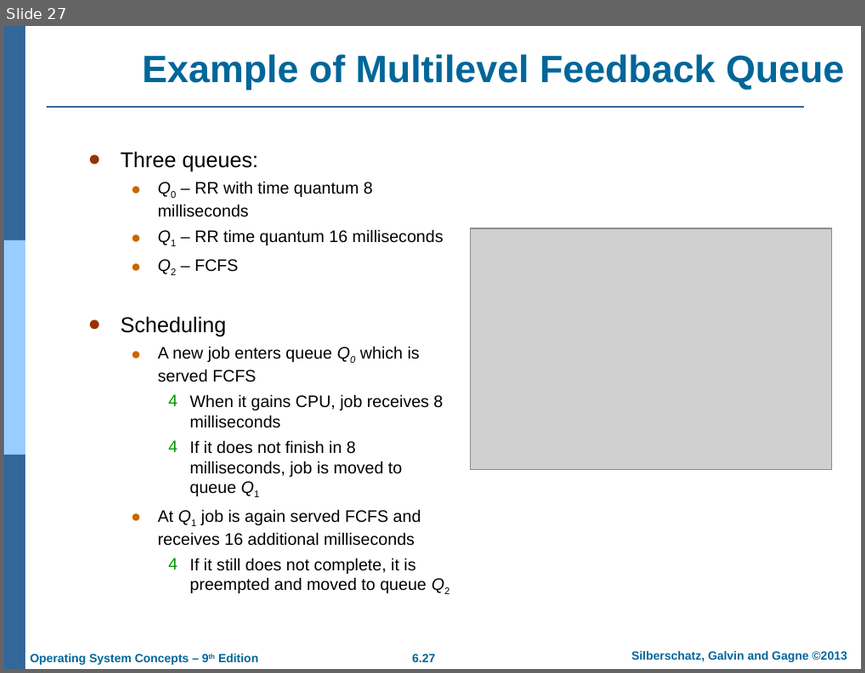
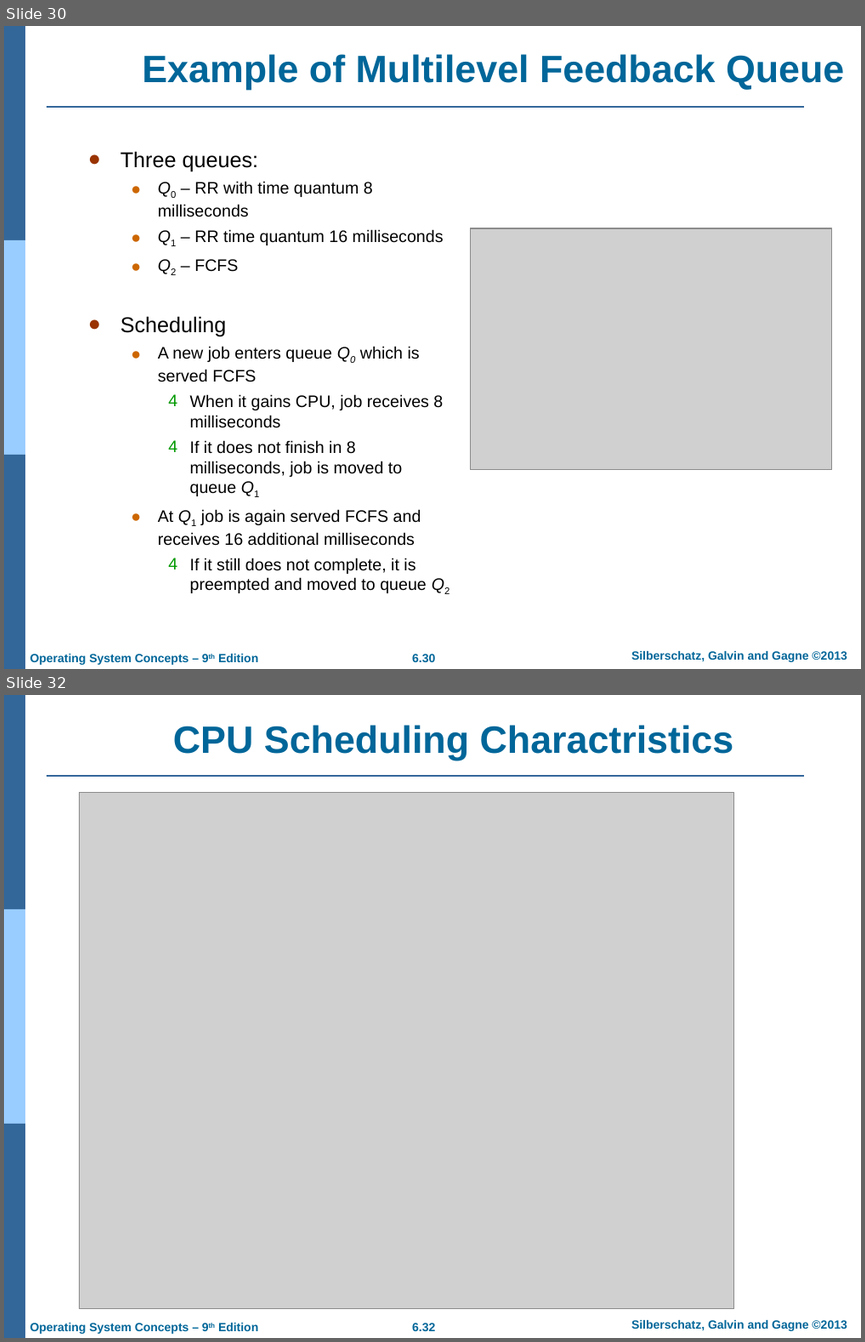
Before and after one commit to Rafi-afridi/OS, a slide deck: Lectures/CPU Scheduling.ppt.pptx. Shown one above the other, each under a label of ours: slide 27 before the commit, slides 30 and 32 after it; the slides between them are not shown. The pictures are 865x673 and 865x1342 pixels, drawn with LibreOffice and Linux fonts; fonts in the diff are those of the drawing; grey boxes stand for pictures; background and template pictures are left out. Boxes give left, top, right and bottom in pixels: in the first picture for what was removed or moved away, otherwise in the second. Text is boxed around its words. In the diff, an @@ line names an element or a change of style, - is before the commit and + after.

```diff
--- a/Lectures/CPU Scheduling.ppt.pptx
+++ b/Lectures/CPU Scheduling.ppt.pptx
@@ slide 32 added at <box>4,695,861,1338</box>, background #FFFFFF; not listed: 7 template elements that a slide beside it also shows @@
@@ title added at <box>173,725,734,760</box>, 32 pt, text #006699, bold @@
+CPU Scheduling Charactristics
@@ picture added at <box>80,793,734,1309</box> @@
@@ what was slide 27 is now slide 30 @@
@@ page number at <box>412,653,435,662</box>: text changed @@
-6.27
+6.30
```
Also in this commit, not shown: 5 slides changed, 8 other slides added, 5 slides removed, 10 other files.
